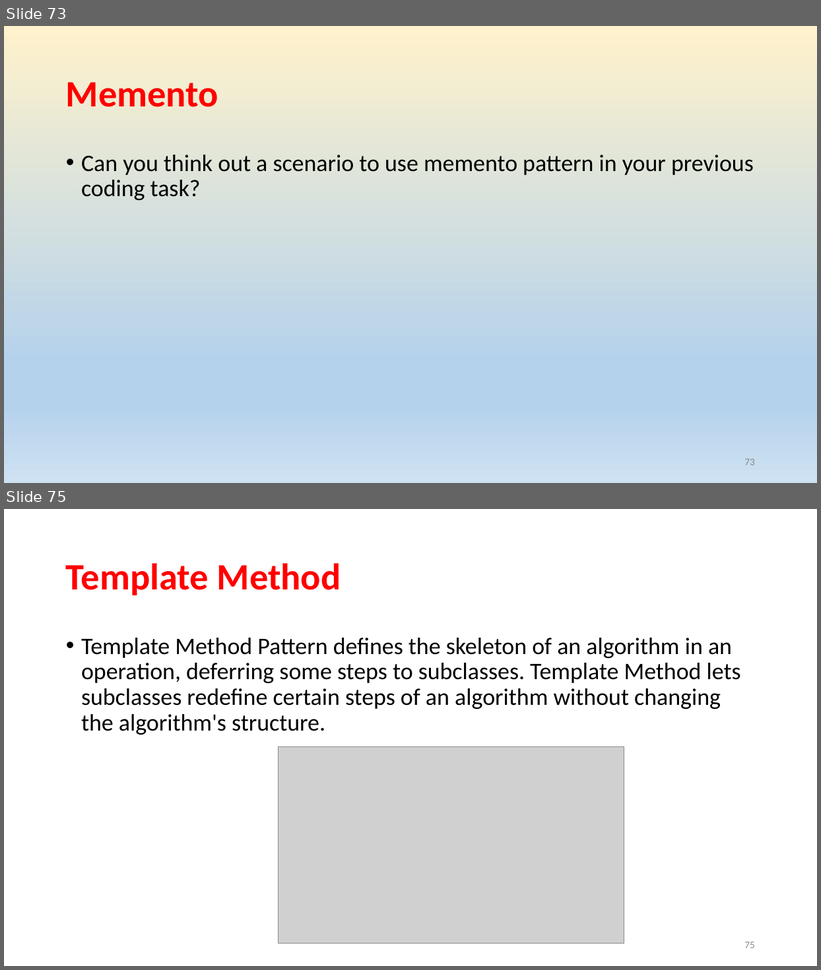
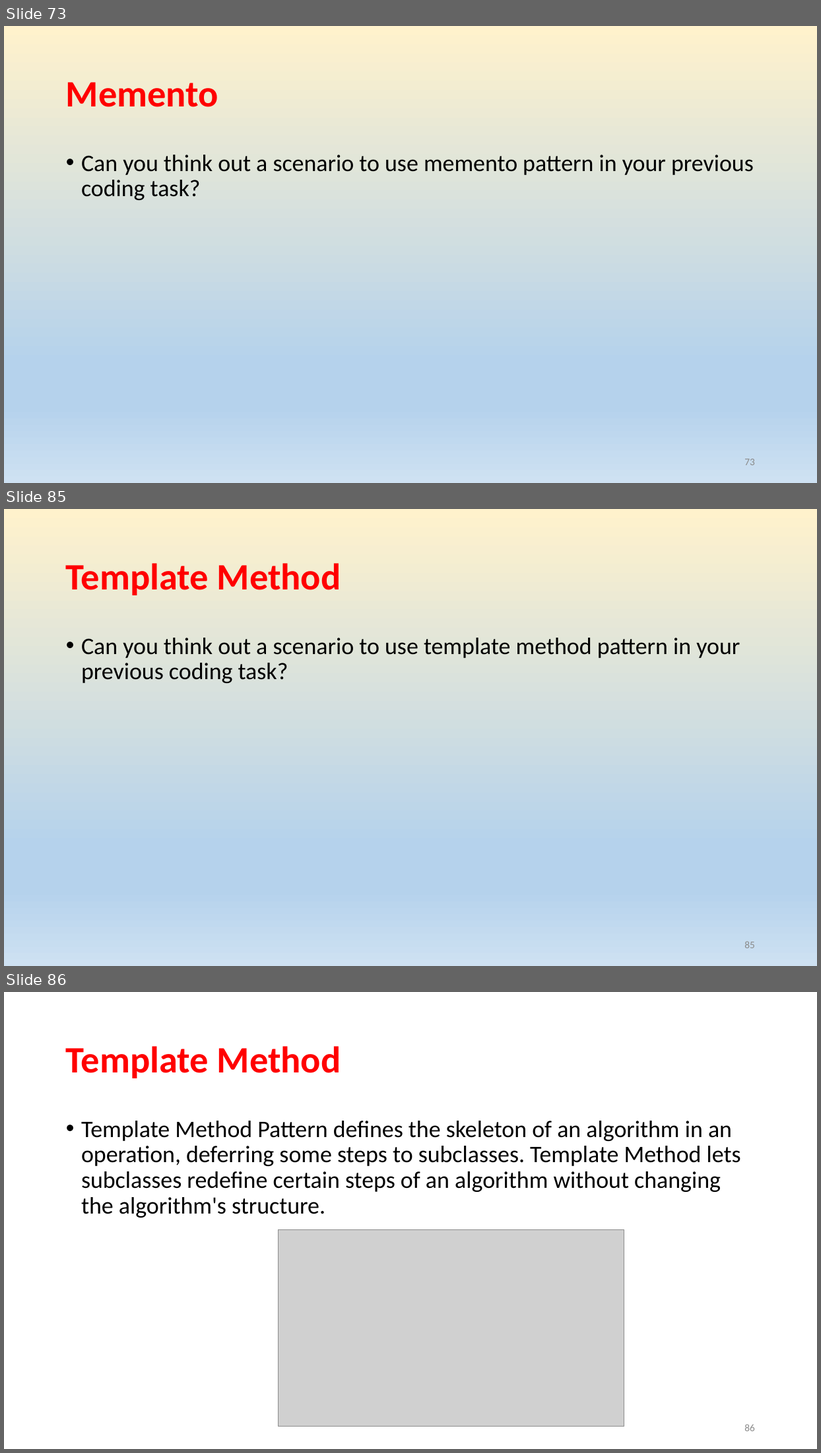
Before and after one commit to rainyheart/bjc-protoss-design_patten-demo, a slide deck: ppt/Design Patterns.pptx. Shown one above the other, each under a label of ours: slides 73 and 75 before the commit, slides 73, 85 and 86 after it; the slides between them are not shown. The pictures are 821x970 and 821x1453 pixels, drawn with LibreOffice and Linux fonts; fonts in the diff are those of the drawing; grey boxes stand for pictures. Boxes give left, top, right and bottom in pixels: in the first picture for what was removed or moved away, otherwise in the second. Text is boxed around its words. In the diff, an @@ line names an element or a change of style, - is before the commit and + after.

```diff
--- a/ppt/Design Patterns.pptx
+++ b/ppt/Design Patterns.pptx
@@ slide 85 added at box(4, 509, 817, 966), background gradient #FFF2CC to #B5D2EC to #CEE1F2 @@
@@ title added at box(66, 563, 341, 595), 44 pt, text #FF0000, bold @@
+Template Method
@@ text added at box(81, 638, 740, 683), 28 pt, text #000000 @@
+• Can you think out a scenario to use template method pattern in your previous coding task?
@@ page number added at box(745, 941, 755, 949), 12 pt, text #8C8C8C @@
+85
@@ what was slide 75 is now slide 86 @@
@@ page number at box(745, 1424, 755, 1432): text changed @@
-75
+86
```
Also in this commit, not shown: 1 slide changed, 10 other slides added, 3 other files.
